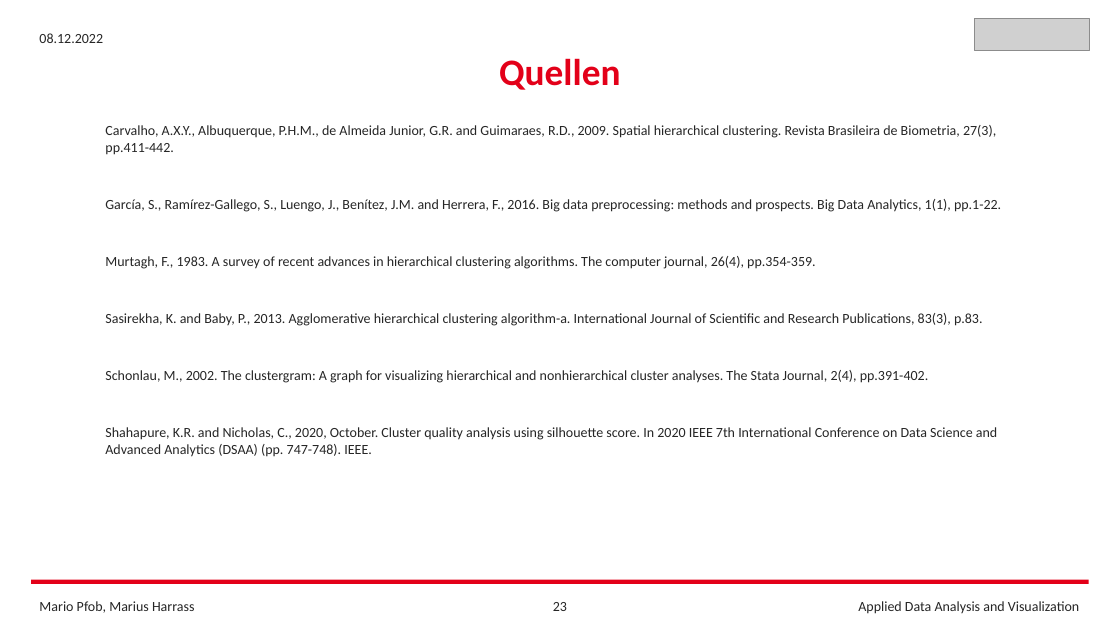
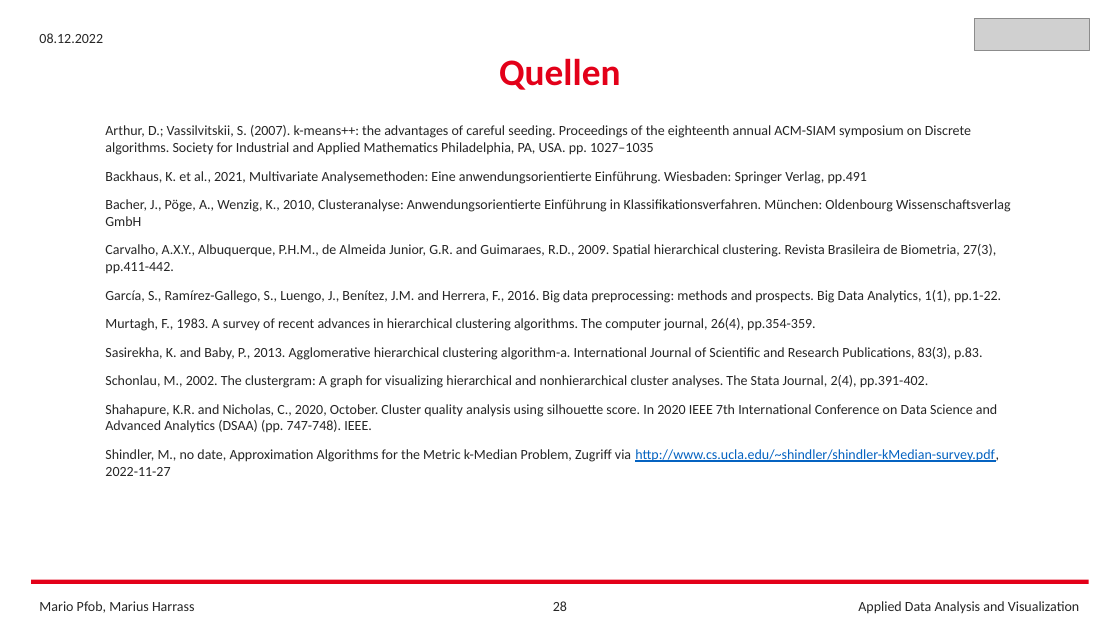
Before and after one commit to FrankCastlepancakes/ClusteringScikitLearn, a slide deck: slide 28 of Clustering_Scikit_Learn.pptx (slide 23 before the commit). Drawn at 1120x630 pixels with LibreOffice and Linux fonts; fonts in the diff are those of the drawing; grey boxes stand for pictures. Boxes give left, top, right and bottom in pixels: in the first picture for what was removed or moved away, otherwise in the second. Text is boxed around its words. In the diff, an @@ line names an element or a change of style, - is before the commit and + after.

```diff
--- a/Clustering_Scikit_Learn.pptx
+++ b/Clustering_Scikit_Learn.pptx
@@ text at box(105, 125, 1011, 226): paragraphs added @@
+Arthur, D.; Vassilvitskii, S. (2007). k-means++: the advantages of careful seeding. Proceedings of the eighteenth annual ACM-SIAM symposium on Discrete algorithms. Society for Industrial and Applied Mathematics Philadelphia, PA, USA. pp. 1027–1035
+Backhaus, K. et al., 2021, Multivariate Analysemethoden: Eine anwendungsorientierte Einführung. Wiesbaden: Springer Verlag, pp.491
+Bacher, J., Pöge, A., Wenzig, K., 2010, Clusteranalyse: Anwendungsorientierte Einführung in Klassifikationsverfahren. München: Oldenbourg Wissenschaftsverlag GmbH
@@ text at box(105, 449, 999, 476): paragraph added @@
+Shindler, M., no date, Approximation Algorithms for the Metric k-Median Problem, Zugriff via http://www.cs.ucla.edu/~shindler/shindler-kMedian-survey.pdf, 2022-11-27
@@ page number at box(553, 601, 567, 611): text changed @@
-23
+28
```
Also in this commit, not shown: 1 other slide changed, 7 slides added, 2 slides removed, 3 other files.
